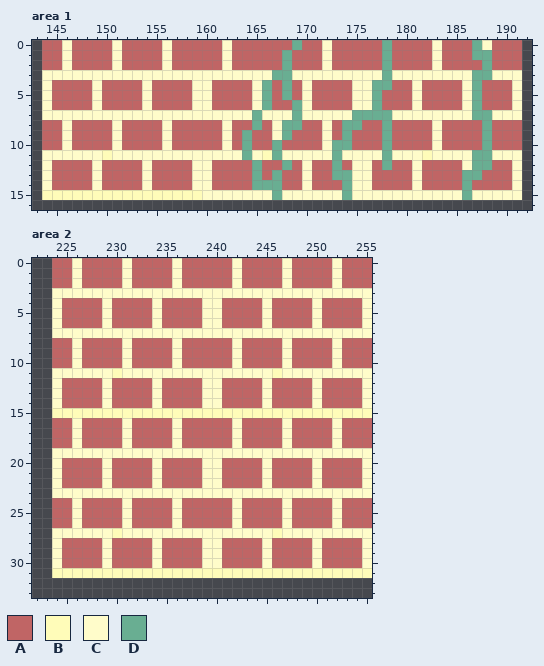
Two versions of one pixel-art file, assets/sprites/Sprite-0001.aseprite. Above: the version before the commit.
256x256 pixels, 1 frame. Colours within 5 levels of each other are drawn and written as one. Shown: area 1: x 143..192, y 0..16; area 2: x 222..255, y 0..33. The commit also changed other parts of the picture, which this record leaves out.
Palette (. is transparent): A #c06565  B #fffcb9  C #fffcca  D #69ae92
And afterwards:
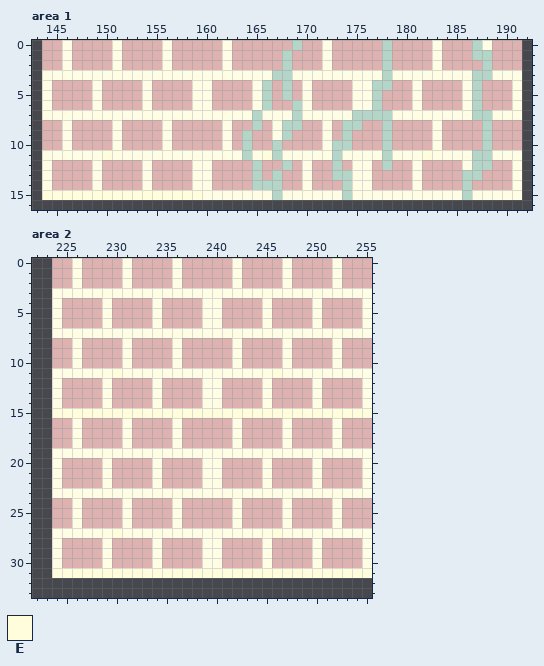
Colours new in this view: E #fffddc
Difference:
colour A: #c06565 -> #dfb2b2
colour C: #fffcca -> #fffde4
colour D: #69ae92 -> #b4d6c8
Area 1:
y 11: x 150 B -> E; x 166 B -> E; x 182 B -> E
y 15: x 144..159 BBBBBBBBBBBBBBBB -> EEEEEEEEEEEEEEEE
Area 2:
y 11: x 230 B -> E; x 246 B -> E
y 15: x 224..255 BBBBBBBBBBBBBBBBBBBBBBBBBBBBBBBB -> EEEEEEEEEEEEEEEEEEEEEEEEEEEEEEEE
y 27: x 230 B -> E; x 246 B -> E
y 31: x 224..255 BBBBBBBBBBBBBBBBBBBBBBBBBBBBBBBB -> EEEEEEEEEEEEEEEEEEEEEEEEEEEEEEEE
Boxes around the changes in both pictures, in picture pixels (x1, y1, x2, y2):
changed: (42, 40, 522, 200)
changed: (52, 258, 372, 578)
